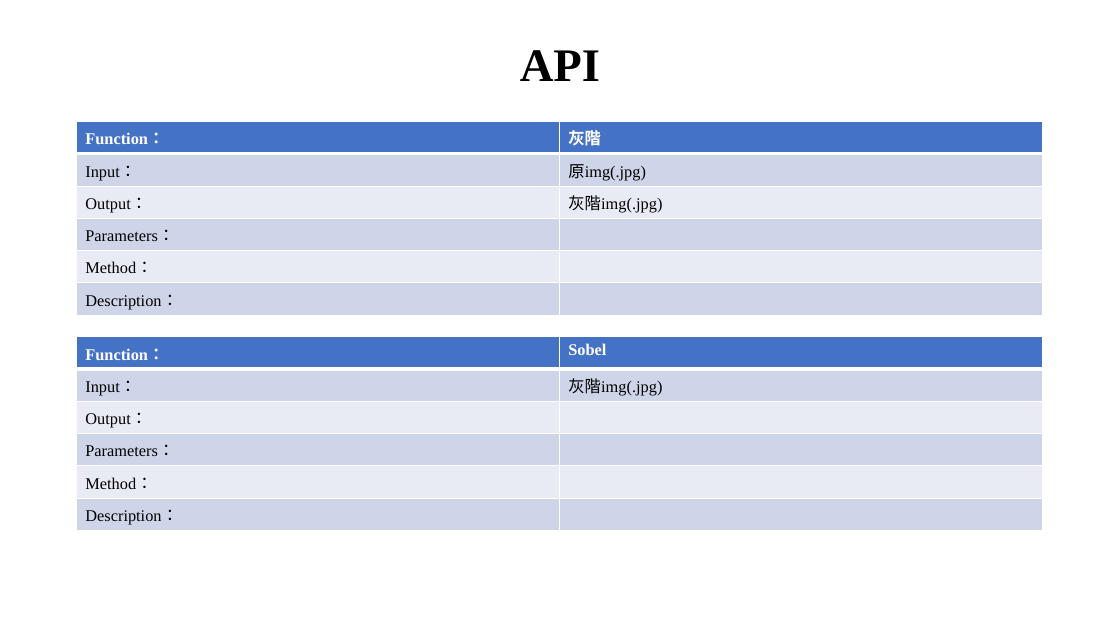
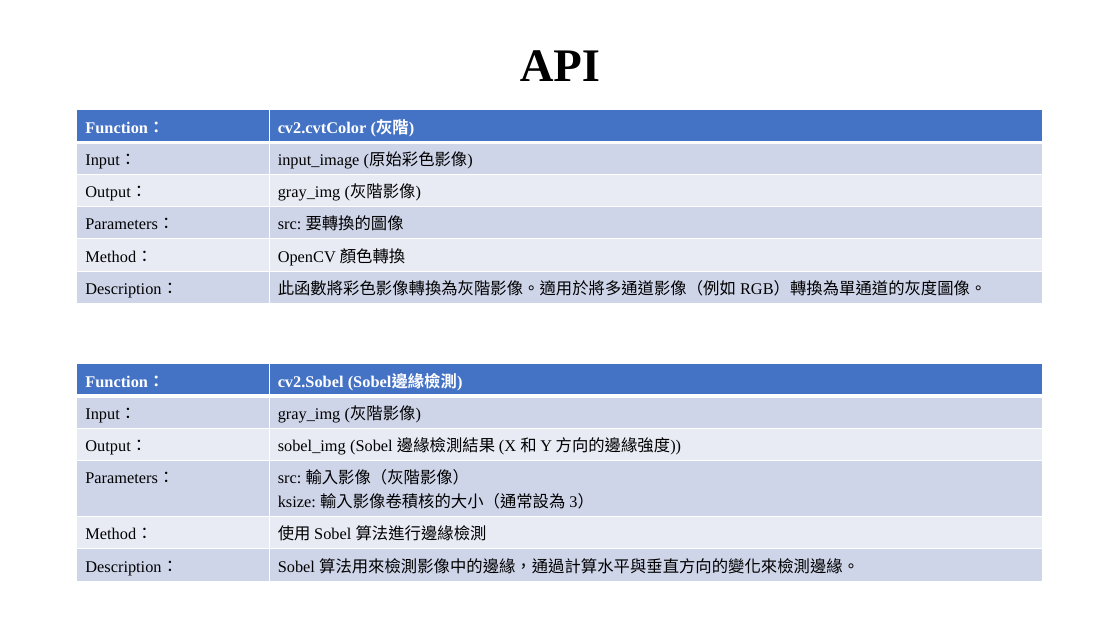
Before and after one commit to xup6tp6u4/Image-processing, a slide deck: slide 7 of 馬路分割_F112112136_林宸毅.pptx (slide 8 before the commit). Drawn at 1120x630 pixels with LibreOffice and Linux fonts; fonts in the diff are those of the drawing; background and template pictures are left out. Boxes give left, top, right and bottom in pixels: in the first picture for what was removed or moved away, otherwise in the second. Text is boxed around its words. In the diff, an @@ line names an element or a change of style, - is before the commit and + after.

Commit message:
嵌入式影像處理-馬路分割

```diff
--- a/馬路分割_F112112136_林宸毅.pptx
+++ b/馬路分割_F112112136_林宸毅.pptx
@@ table at [77, 110, 1044, 303] @@
-row 1, column 2: 灰階
+row 1, column 2: cv2.cvtColor (灰階)
-row 2, column 2: 原img(.jpg)
+row 2, column 2: input_image (原始彩色影像)
-row 3, column 2: 灰階img(.jpg)
+row 3, column 2: gray_img (灰階影像)
-row 4, column 2: 
+row 4, column 2: src: 要轉換的圖像
-row 5, column 2: 
+row 5, column 2: OpenCV 顏色轉換
-row 6, column 2: 
+row 6, column 2: 此函數將彩色影像轉換為灰階影像。適用於將多通道影像（例如 RGB）轉換為單通道的灰度圖像。
@@ table: place and size @@
-table at [77, 122, 1044, 315]
+table at [77, 110, 1044, 303]
@@ table at [77, 364, 1044, 580] @@
-row 1, column 2: Sobel
+row 1, column 2: cv2.Sobel (Sobel邊緣檢測)
-row 2, column 2: 灰階img(.jpg)
+row 2, column 2: gray_img (灰階影像)
-row 3, column 2: 
+row 3, column 2: sobel_img (Sobel 邊緣檢測結果 (X 和 Y 方向的邊緣強度))
-row 4, column 2: 
+row 4, column 2: src: 輸入影像（灰階影像） / ksize: 輸入影像卷積核的大小（通常設為 3）
-row 5, column 2: 
+row 5, column 2: 使用 Sobel 算法進行邊緣檢測
-row 6, column 2: 
+row 6, column 2: Sobel 算法用來檢測影像中的邊緣，通過計算水平與垂直方向的變化來檢測邊緣。
@@ table: place and size @@
-table at [77, 337, 1044, 530]
+table at [77, 364, 1044, 580]
```
Also in this commit, not shown: 3 other slides changed, 1 slide removed.
